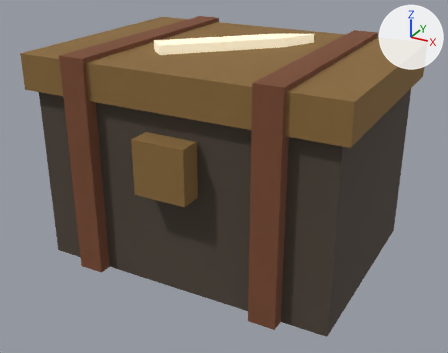
The glTF model projects/02-barcode-game/v2-relic-ark/static/art/iso_sea/sealed_box_stationery.glb, before and after one commit.
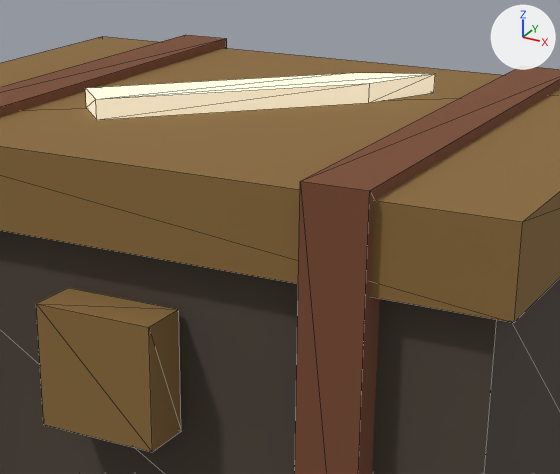
Each version appears first whole from a 50 mm lens placed at (0.653, -1.223, 0.784), pointed at (0.004, -0.044, 0.194), and next in a close-up on the part from 26% to 83% of the width and 0% to 62% of the height. Every picture has the same lights, and +X, +Y and +Z are marked at upper right. The older version's two pictures come first. The close-ups show mesh edges as thin lines. Vertices at exactly the same position are counted once.

In view in the first close-up: 'sealed_box_stationery'.
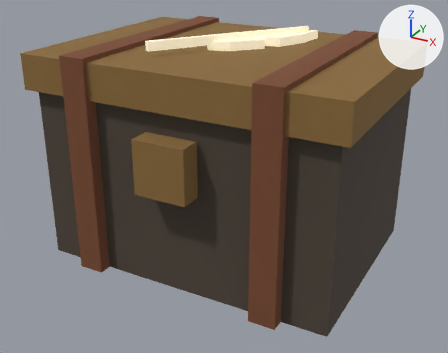
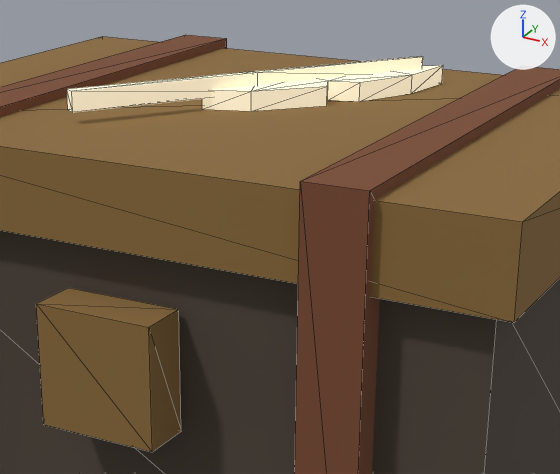
Location of each change, (x1, y1, x2, y2) in pixels of the close-ups (560 x 474 px):
```json
{"part": 1, "of": "me_body", "change": "rebuilt", "before": [85, 73, 435, 120], "after": [67, 56, 423, 113], "on screen": "21% taller"}
{"part": 2, "of": "me_body", "change": "added", "after": [202, 65, 443, 111], "on screen": "beige"}
```

Edits to the scene script, one JSON object a line:
```json
{"block": "me_body", "where": "# used by ob_sealed_box_stationery; location = (0.0, 0.0, 0.21)"}
{"op": "remove", "block": "me_body", "code": "me_body.from_pydata(...)  # 50 vertices, 76 faces; spans x -0.37..0.37, y -0.305..0.28, z -0.21..0.3"}
{"op": "add", "block": "me_body", "code": "me_body.from_pydata(...)  # 74 vertices, 120 faces; spans x -0.37..0.37, y -0.305..0.28, z -0.21..0.312"}
{"block": "me_body", "change": "me_body part 1: the loose piece of 10 vertices spanning x -0.14..0.14, y -0.14..0.14, z 0.28..0.3 is rebuilt with 12 vertices and now spans x -0.119..0.117, y -0.169..0.166, z 0.292..0.312"}
{"block": "me_body", "change": "me_body part 2: a new loose piece of 22 vertices spanning x -0.034..0.13, y -0.05..0.19, z 0.28..0.3, in mat_m_e8dcbf_6_100 (beige #e8dcbf, glowing beige #b9af98)"}
```
